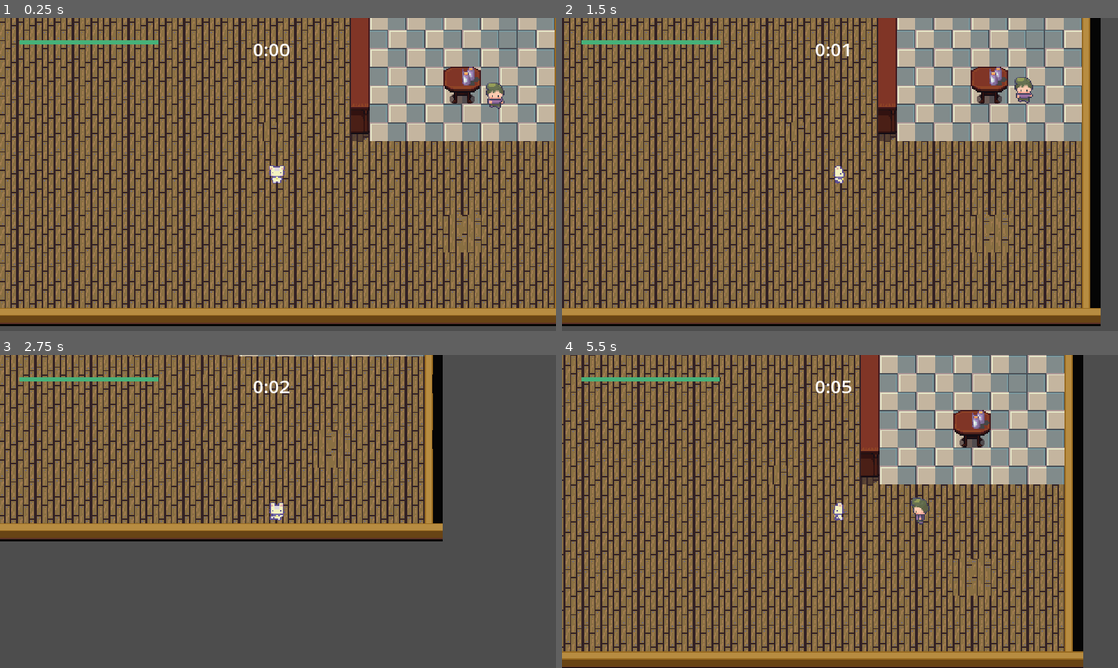
Above: before the commit, frames 1-4 (two rows, left to right).
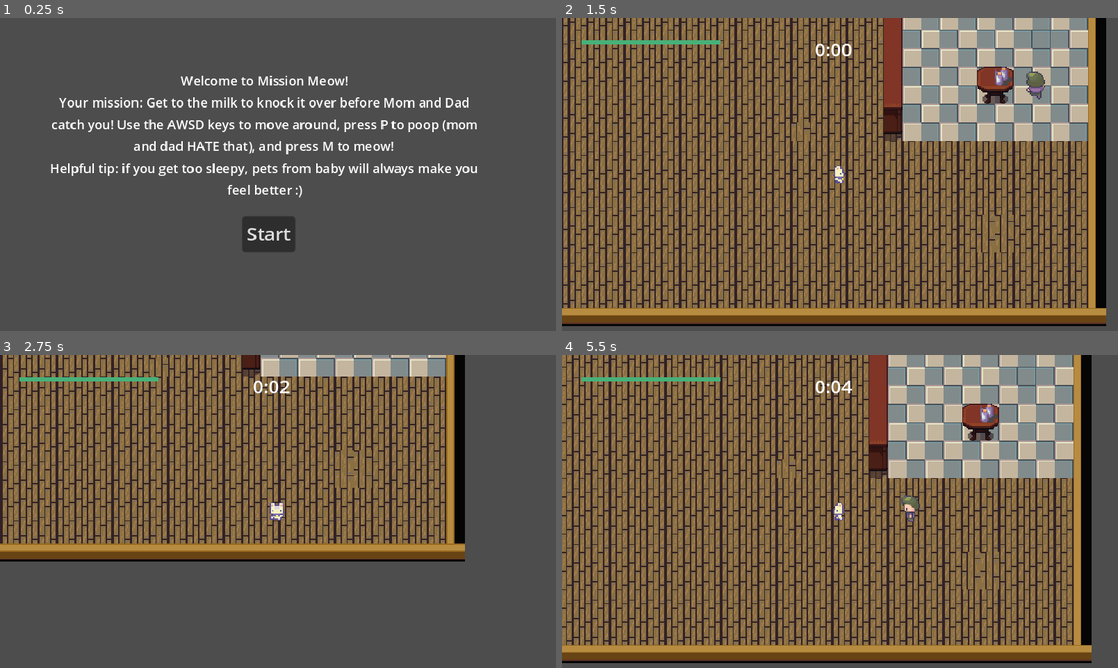
Above: after the commit, the same moments.

Repository: anwesag/MissionMeow
Game: Godot game, scene res://UI/start_screen.tscn
The game is run twice, just before and just after one commit, with the same random seed, the same clock (stepped at 60 frames per second) and the same inputs. Before the commit the project starts from res://Levels/game_level.tscn.
Inputs (mouse positions are in pixels of both pictures, inside the frame that each line leads up to):
- Up to frame 1 (0.25 s): no input
- Up to frame 2 (1.5 s): click (828, 233) at 0.5 s, where only the run after the commit has a clickable "Start"; hold D (right) from 1.28 s (still down); hold M (meow, bound only after the commit) from 1.28 s (still down)
- Up to frame 3 (2.75 s): tap P (poop, bound only after the commit) at 1.55, 2.1 s; release D (right) at 2.03 s; release M (meow, bound only after the commit) at 2.03 s; hold S (down) from 2.03 s (still down); tap M (meow, bound only after the commit) at 2.3 s
- Up to frame 4 (5.5 s): release S (down) at 2.78 s; hold D (right) 2.78-3.53 s; hold M (meow, bound only after the commit) 2.78-3.53 s; tap P (poop, bound only after the commit) at 3.05, 3.6, 4.55, 5.1 s; hold W (up) 3.53-4.28 s; tap M (meow, bound only after the commit) at 3.8, 5.3 s; hold M (meow, bound only after the commit) 4.28-5.03 s; hold A (left) from 4.28 s (still down)

The runs differ from the first frame. In frame 1, 97% of the frame differs, in the area x 0-100%, y 0-99%; in frame 2, 27%; in frame 3, 37%; in frame 4, 58%.

Commit message:
final commit

Diff:
--- /dev/null
+++ b/Characters/baby_sprite.gd
@@ -0,0 +1,16 @@
+extends CharacterBody2D
+
+@onready var player = GameManager.players[0]
+@onready var current_agent_position = global_position
+@onready var player_distance_vector = player.position - current_agent_position
+
+
+func _physics_process(_delta):
+	player = GameManager.players[0]
+	current_agent_position = global_position
+	player_distance_vector = player.position - current_agent_position
+
+func _input(event):
+	if event.is_action_pressed("meow"):
+		if player_distance_vector.length() <= 100:
+			player.update_health(20)
--- a/Characters/baby_sprite.tscn
+++ b/Characters/baby_sprite.tscn
@@ -1,5 +1,6 @@
-[gd_scene load_steps=9 format=3 uid="uid://duyk88mnmyjkb"]
+[gd_scene load_steps=10 format=3 uid="uid://duyk88mnmyjkb"]
 
+[ext_resource type="Script" path="res://Characters/baby_sprite.gd" id="1_lrs2k"]
 [ext_resource type="Texture2D" uid="uid://claro5pmy8nte" path="res://Art/Modern tiles_Free/Characters_free/Bob_sit2_16x16.png" id="1_up6iy"]
 
 [sub_resource type="RectangleShape2D" id="RectangleShape2D_0535y"]
@@ -55,6 +56,7 @@
 transitions = ["Start", "sit_left", SubResource("AnimationNodeStateMachineTransition_71nct")]
 
 [node name="BabySprite" type="CharacterBody2D"]
+script = ExtResource("1_lrs2k")
 
 [node name="Sprite2D" type="Sprite2D" parent="."]
 position = Vector2(-9, 4)
--- a/Characters/cat.gd
+++ b/Characters/cat.gd
@@ -1,11 +1,13 @@
 extends CharacterBody2D
 
-@export var move_speed : float = 150
+@export var move_speed : float = 125
 @export var starting_direction : Vector2 = Vector2(0, 1)
 #parameters/Idle/blend_position
 
 @onready var animation_tree = $AnimationTree
 @onready var state_machine = animation_tree.get("parameters/playback")
+@onready var main = get_tree().get_root()
+@onready var poop = load("res://UI/poop_sprite.tscn")
 @onready var health_bar = $CanvasLayer/ProgressBar
 @onready var timer = $CanvasLayer2/Label
 @onready var health = 100
@@ -13,21 +15,38 @@
 @onready var minutes = "0"
 @onready var seconds = "0"
 @onready var last_updated_time = 0
+@onready var last_poop_time = 0
+@onready var milk_location = Vector2(425.0, 80.0)
+@onready var health_drop_rate = -10
 
 func _ready():
 	health_bar.init_health(health)
 	GameManager.add_player(self)
 	update_animation_parameters(starting_direction)
 
+func trigger_poop():
+	if int(time) - last_poop_time >= 10:
+		last_poop_time = int(time)
+		var instance = poop.instantiate()
+		instance.zdex = z_index - 1
+		instance.spawn_pos = global_position
+		main.add_child.call_deferred(instance)
+
+func _input(event):
+	if event.is_action_pressed("poop"):
+		trigger_poop()
+	if event.is_action_pressed("meow"):
+		$SoundMeow.play()
+
 func _physics_process(_delta):
 	time += _delta
 	minutes = str(int(time)/60)
 	seconds = "0" + str(int(time) % 60) if (int(time) % 60 < 10) else str(int(time) % 60)
 	if int(time) - last_updated_time == 5:
-		update_health(-1)
+		update_health(health_drop_rate)
 		last_updated_time = int(time)
+	timer.text = minutes + ":" + seconds
 
-	timer.text = minutes + ":" + seconds
 	var input_direction = Vector2(
 		Input.get_action_strength("right") - Input.get_action_strength("left"),
 		Input.get_action_strength("down") - Input.get_action_strength("up")
@@ -37,21 +56,31 @@
 
 	velocity = input_direction * move_speed
 
+	if (milk_location - global_position).length() < 20:
+		die()
+		get_tree().change_scene_to_file("res://UI/mission_success.tscn")
+
+
 	move_and_slide()
 	pick_new_state()
 
 
 func update_health(change_val):
 	health += change_val
+	health = max(health, 0)
+	health = min(health, 100)
 	health_bar._set_health(health)
 	if health <= 0:
 		die()
+		get_tree().change_scene_to_file("res://UI/game_over.tscn")
+
 	print(health)
 
 func die():
 	GameManager.players.clear()
 	GameManager.enemies.clear()
-	get_tree().change_scene_to_file("res://UI/game_over.tscn")
+	for i in range(2, main.get_child_count()):
+		main.get_child(i).queue_free()
 
 func update_animation_parameters(move_input : Vector2):
 	if(move_input != Vector2.ZERO):
--- a/Characters/cat.tscn
+++ b/Characters/cat.tscn
@@ -1,8 +1,9 @@
-[gd_scene load_steps=29 format=3 uid="uid://roxmlsmybe8w"]
+[gd_scene load_steps=30 format=3 uid="uid://roxmlsmybe8w"]
 
 [ext_resource type="Script" path="res://Characters/cat.gd" id="1_507jf"]
 [ext_resource type="Texture2D" uid="uid://5bcq7vvppumv" path="res://Art/Sprout Lands - Sprites - Basic pack/Characters/Basic Charakter Spritesheet.png" id="1_d5r6v"]
 [ext_resource type="PackedScene" uid="uid://cspxv7w2rtpcc" path="res://UI/progress_bar.tscn" id="3_40313"]
+[ext_resource type="AudioStream" uid="uid://rm46ndvs7qc0" path="res://Art/mixkit-sweet-kitty-meow-93.wav" id="4_m5qv2"]
 
 [sub_resource type="RectangleShape2D" id="RectangleShape2D_scyvx"]
 size = Vector2(10, 6)
@@ -240,6 +241,7 @@
 [node name="Cat" type="CharacterBody2D"]
 scale = Vector2(1, 1.00613)
 script = ExtResource("1_507jf")
+starting_direction = Vector2(0.07, 1)
 
 [node name="Sprite2D" type="Sprite2D" parent="."]
 position = Vector2(-1, 0)
@@ -281,3 +283,6 @@
 offset_top = 19.0
 offset_right = 137.0
 offset_bottom = 23.0
+
+[node name="SoundMeow" type="AudioStreamPlayer2D" parent="."]
+stream = ExtResource("4_m5qv2")
--- a/Characters/dad_sprite.gd
+++ b/Characters/dad_sprite.gd
@@ -2,6 +2,7 @@
 
 @onready var navigation_agent: NavigationAgent2D = $NavigationAgent2D
 @export var move_speed : float = 100
+@onready var main = get_tree().get_root()
 @export var starting_direction : Vector2 = Vector2(0, 1)
 
 #parameters/Idle/blend_position
@@ -26,6 +27,7 @@
 	#set_movement_target(movement_target_position)
 
 
+
 func set_movement_target(movement_target: Vector2):
 	navigation_agent.target_position = movement_target
 
@@ -33,19 +35,42 @@
 	#var space_state = get_world_2d().direct_space_state
 	#print(GameManager.instance.players)
 	var player = GameManager.players[0]
-	if has_detected_player(player):
+	var target_detected = false
+	if has_detected_poop(get_poops()):
+		target_detected = true
+		var poop = get_closest_poop(get_poops())
+		var poop_location = poop.position
+		print('detected poop, location', poop_location)
+		navigate_to_location(poop_location)
+		if has_reached_poop(poop_location):
+			print("Cleaning poop")
+			poop.queue_free()
+
+	elif has_detected_player(player):
+		player.health_drop_rate = -15
+		target_detected = true
 		navigate_to_location(player.position)
-		if has_caught_player(player):
-			die()
-	else:
+	if has_caught_player(player):
+		die()
+	if not target_detected:
+		player.health_drop_rate = -10
 		navigate_to_location(Vector2(450.0, 100.0))
 
 	move_and_slide()
 	pick_new_state()
 
+func get_poops():
+	var poops = []
+	for i in range(2, main.get_child_count()):
+		poops.append(main.get_child(i))
+	return poops
+
 func die():
 	GameManager.players.clear()
 	GameManager.enemies.clear()
+
+	for i in range(2, main.get_child_count()):
+		main.get_child(i).queue_free()
 	get_tree().change_scene_to_file("res://UI/game_over.tscn")
 
 func has_caught_player(player):
@@ -56,15 +81,39 @@
 		return true
 	return false
 
+func has_reached_poop(poop_location):
+	var current_agent_position = global_position
+	return get_distance(poop_location, current_agent_position) < 35
+
+func has_detected_poop(poops):
+	var closest_poop = get_closest_poop(poops)
+	if (closest_poop == null):
+		return false
+	return get_distance(closest_poop.position, global_position) < 300
+
+func get_closest_poop(poops):
+	if (poops.size() == 0):
+		return null
+	var current_agent_position = global_position
+	var closest_poop_distance = get_distance(poops[0].position, current_agent_position)
+	var closest_poop = poops[0]
+	for poop in poops:
+		var poop_distance = get_distance(poop.position, current_agent_position)
+		if (poop_distance < closest_poop_distance):
+			closest_poop_distance = poop_distance
+			closest_poop = poop
+
+	return closest_poop
+
+func get_distance(a, b):
+	return (a - b).length()
+
+
 func has_detected_player(player):
 	var current_agent_position = global_position
 	var player_distance_vector = player.position - current_agent_position
 
-	if (player_distance_vector.length() < 100):
-		return true
-	return false
-
-
+	return player_distance_vector.length() < 100
 
 func navigate_to_location(destination: Vector2):
 	var current_agent_position: Vector2 = global_position
--- a/Characters/mom_sprite.gd
+++ b/Characters/mom_sprite.gd
@@ -2,6 +2,7 @@
 
 @onready var navigation_agent: NavigationAgent2D = $NavigationAgent2D
 @export var move_speed : float = 100
+@onready var main = get_tree().get_root()
 @export var starting_direction : Vector2 = Vector2(0, 1)
 
 #parameters/Idle/blend_position
@@ -26,6 +27,7 @@
 	#set_movement_target(movement_target_position)
 
 
+
 func set_movement_target(movement_target: Vector2):
 	navigation_agent.target_position = movement_target
 
@@ -33,19 +35,42 @@
 	#var space_state = get_world_2d().direct_space_state
 	#print(GameManager.instance.players)
 	var player = GameManager.players[0]
-	if has_detected_player(player):
+	var target_detected = false
+	if has_detected_poop(get_poops()):
+		target_detected = true
+		var poop = get_closest_poop(get_poops())
+		var poop_location = poop.position
+		#print('detected poop, location', poop_location)
+		navigate_to_location(poop_location)
+		if has_reached_poop(poop_location):
+			print("Cleaning poop")
+			poop.queue_free()
+
+	elif has_detected_player(player):
+		player.health_drop_rate = -15
+		target_detected = true
 		navigate_to_location(player.position)
-		if has_caught_player(player):
-			die()
-	else:
+	if has_caught_player(player):
+		die()
+	if not target_detected:
+		player.health_drop_rate = -10
 		navigate_to_location(Vector2(0.0, 0.0))
 
 	move_and_slide()
 	pick_new_state()
 
+func get_poops():
+	var poops = []
+	for i in range(2, main.get_child_count()):
+		poops.append(main.get_child(i))
+	return poops
+
 func die():
 	GameManager.players.clear()
 	GameManager.enemies.clear()
+
+	for i in range(2, main.get_child_count()):
+		main.get_child(i).queue_free()
 	get_tree().change_scene_to_file("res://UI/game_over.tscn")
 
 func has_caught_player(player):
@@ -56,15 +81,39 @@
 		return true
 	return false
 
+func has_reached_poop(poop_location):
+	var current_agent_position = global_position
+	return get_distance(poop_location, current_agent_position) < 35
+
+func has_detected_poop(poops):
+	var closest_poop = get_closest_poop(poops)
+	if (closest_poop == null):
+		return false
+	return get_distance(closest_poop.position, global_position) < 300
+
+func get_closest_poop(poops):
+	if (poops.size() == 0):
+		return null
+	var current_agent_position = global_position
+	var closest_poop_distance = get_distance(poops[0].position, current_agent_position)
+	var closest_poop = poops[0]
+	for poop in poops:
+		var poop_distance = get_distance(poop.position, current_agent_position)
+		if (poop_distance < closest_poop_distance):
+			closest_poop_distance = poop_distance
+			closest_poop = poop
+
+	return closest_poop
+
+func get_distance(a, b):
+	return (a - b).length()
+
+
 func has_detected_player(player):
 	var current_agent_position = global_position
 	var player_distance_vector = player.position - current_agent_position
 
-	if (player_distance_vector.length() < 100):
-		return true
-	return false
-
-
+	return player_distance_vector.length() < 100
 
 func navigate_to_location(destination: Vector2):
 	var current_agent_position: Vector2 = global_position
--- a/Levels/game_level.tscn
+++ b/Levels/game_level.tscn
@@ -1611,9 +1611,9 @@
 sources/0 = SubResource("TileSetAtlasSource_lii8q")
 
 [sub_resource type="NavigationPolygon" id="NavigationPolygon_8i8rt"]
-vertices = PackedVector2Array(794, 191, 791, 461, 734, 302, 733, 251, 681, 191, 683, 252, 542, 160, 601, 160, 600, 331, 542, 224, 175, 459, 175, 268, 222, 268, 222, 161, 392, 161, 393, 201, 445, 202, 445, 160, 488, 160, 489, 168, 489, 223, 636, 334, 637, 160, 680, 160, 682, 301)
-polygons = Array[PackedInt32Array]([PackedInt32Array(0, 1, 2, 3), PackedInt32Array(4, 0, 3, 5), PackedInt32Array(6, 7, 8, 9), PackedInt32Array(10, 11, 12, 1), PackedInt32Array(12, 13, 14, 15), PackedInt32Array(1, 12, 15, 8), PackedInt32Array(16, 17, 18, 19, 20), PackedInt32Array(21, 22, 23, 4), PackedInt32Array(21, 4, 5, 24), PackedInt32Array(24, 2, 1, 21), PackedInt32Array(20, 9, 8), PackedInt32Array(8, 21, 1), PackedInt32Array(20, 8, 15, 16)])
-outlines = Array[PackedVector2Array]([PackedVector2Array(165, 152, 165, 469, 801, 472, 805, 150)])
+vertices = PackedVector2Array(794, 191, 791, 462, 734, 302, 733, 251, 681, 191, 683, 252, 543, 159, 602, 159, 600, 331, 542, 224, 222, 268, 222, 158, 392, 158, 393, 201, 445, 202, 445, 158, 488, 158, 489, 168, 489, 223, 636, 334, 637, 159, 680, 159, 682, 301, 138, 158, 167, 158, 168, 268, 135, 464)
+polygons = Array[PackedInt32Array]([PackedInt32Array(0, 1, 2, 3), PackedInt32Array(4, 0, 3, 5), PackedInt32Array(6, 7, 8, 9), PackedInt32Array(10, 11, 12, 13), PackedInt32Array(14, 15, 16, 17, 18), PackedInt32Array(19, 20, 21, 4), PackedInt32Array(19, 4, 5, 22), PackedInt32Array(23, 24, 25, 26), PackedInt32Array(1, 26, 25, 10), PackedInt32Array(1, 10, 13, 8), PackedInt32Array(22, 2, 1, 19), PackedInt32Array(18, 9, 8), PackedInt32Array(8, 19, 1), PackedInt32Array(18, 8, 13, 14)])
+outlines = Array[PackedVector2Array]([PackedVector2Array(129, 148, 125, 475, 801, 472, 805, 150)])
 source_geometry_group_name = &"navigation_polygon_source_group"
 
 [node name="GameLevel" type="Node2D"]
@@ -1630,7 +1630,7 @@
 
 [node name="DadSprite" parent="GameManager" instance=ExtResource("3_aqpeq")]
 y_sort_enabled = true
-position = Vector2(455, 79)
+position = Vector2(460, 87)
 
 [node name="MomSprite" parent="GameManager" instance=ExtResource("4_c8d7x")]
 position = Vector2(46, -1)
@@ -1666,24 +1666,19 @@
 navigation_polygon = SubResource("NavigationPolygon_8i8rt")
 
 [node name="Polygon2D" type="Polygon2D" parent="NavigationRegion2D"]
-visible = false
 polygon = PackedVector2Array(612, 150, 610, 322, 626, 323, 628, 149)
 
 [node name="Polygon2D2" type="Polygon2D" parent="NavigationRegion2D"]
-visible = false
 position = Vector2(0, -128)
 polygon = PackedVector2Array(693, 390, 692, 419, 724, 420, 723, 389)
 
 [node name="Polygon2D3" type="Polygon2D" parent="NavigationRegion2D"]
-visible = false
 polygon = PackedVector2Array(499, 167, 499, 213, 532, 214, 533, 150, 498, 149)
 
 [node name="Polygon2D4" type="Polygon2D" parent="NavigationRegion2D"]
-visible = false
 polygon = PackedVector2Array(402, 149, 403, 191, 435, 192, 435, 150)
 
 [node name="Polygon2D5" type="Polygon2D" parent="NavigationRegion2D"]
-visible = false
 polygon = PackedVector2Array(178, 258, 212, 258, 212, 168, 177, 168)
 
 [node name="Polygon2D6" type="Polygon2D" parent="NavigationRegion2D"]
--- /dev/null
+++ b/UI/mission_success.gd
@@ -0,0 +1,5 @@
+extends CanvasLayer
+
+
+func _on_retry_pressed():
+	get_tree().change_scene_to_file("res://Levels/game_level.tscn")
--- /dev/null
+++ b/UI/mission_success.tscn
@@ -0,0 +1,32 @@
+[gd_scene load_steps=2 format=3 uid="uid://bi3r47ewuy1bg"]
+
+[ext_resource type="Script" path="res://UI/mission_success.gd" id="1_ag2kh"]
+
+[node name="game_over" type="CanvasLayer"]
+script = ExtResource("1_ag2kh")
+
+[node name="Label" type="Label" parent="."]
+anchors_preset = 15
+anchor_right = 1.0
+anchor_bottom = 1.0
+offset_left = 922.0
+offset_top = 550.0
+offset_right = -911.0
+offset_bottom = -507.0
+grow_horizontal = 2
+grow_vertical = 2
+text = "Mission Success!!!!"
+
+[node name="Retry" type="Button" parent="."]
+anchors_preset = 15
+anchor_right = 1.0
+anchor_bottom = 1.0
+offset_left = 942.0
+offset_top = 591.0
+offset_right = -928.0
+offset_bottom = -458.0
+grow_horizontal = 2
+grow_vertical = 2
+text = "Retry"
+
+[connection signal="pressed" from="Retry" to="." method="_on_retry_pressed"]
--- /dev/null
+++ b/UI/poop_sprite.gd
@@ -0,0 +1,8 @@
+extends CharacterBody2D
+
+var spawn_pos : Vector2
+var zdex : int
+
+func _ready():
+	global_position = spawn_pos
+	z_index = zdex
--- /dev/null
+++ b/UI/poop_sprite.tscn
@@ -0,0 +1,19 @@
+[gd_scene load_steps=4 format=3 uid="uid://dfbbeps7ue6nh"]
+
+[ext_resource type="Script" path="res://UI/poop_sprite.gd" id="1_fcl73"]
+[ext_resource type="Texture2D" uid="uid://crdwm305drcfb" path="res://Art/poop.png" id="2_tlkhq"]
+
+[sub_resource type="RectangleShape2D" id="RectangleShape2D_m7osu"]
+size = Vector2(16, 17)
+
+[node name="poop_sprite" type="CharacterBody2D"]
+script = ExtResource("1_fcl73")
+
+[node name="Sprite2D" type="Sprite2D" parent="."]
+position = Vector2(-1, -3)
+scale = Vector2(0.0735632, 0.0722348)
+texture = ExtResource("2_tlkhq")
+
+[node name="CollisionShape2D" type="CollisionShape2D" parent="."]
+position = Vector2(-1, -3.5)
+shape = SubResource("RectangleShape2D_m7osu")
--- /dev/null
+++ b/UI/start_screen.gd
@@ -0,0 +1,4 @@
+extends CanvasLayer
+
+func _on_button_pressed():
+	get_tree().change_scene_to_file("res://Levels/game_level.tscn")
--- /dev/null
+++ b/UI/start_screen.tscn
@@ -0,0 +1,36 @@
+[gd_scene load_steps=2 format=3 uid="uid://b3qi7k33phghi"]
+
+[ext_resource type="Script" path="res://UI/start_screen.gd" id="1_3b74p"]
+
+[node name="CanvasLayer" type="CanvasLayer"]
+script = ExtResource("1_3b74p")
+
+[node name="Button" type="Button" parent="."]
+anchors_preset = -1
+anchor_right = 1.0
+anchor_bottom = 1.0
+offset_left = 927.0
+offset_top = 571.0
+offset_right = -943.0
+offset_bottom = -468.0
+grow_horizontal = 2
+grow_vertical = 2
+text = "Start"
+
+[node name="Label" type="Label" parent="."]
+anchors_preset = -1
+anchor_right = 1.0
+anchor_bottom = 1.0
+offset_left = 39.0
+offset_top = 46.0
+offset_right = -62.0
+offset_bottom = -932.0
+theme_override_font_sizes/font_size = 11
+text = "Welcome to Mission Meow!
+Your mission: Get to the milk to knock it over before Mom and Dad catch you! Use the AWSD keys to move around, press P to poop (mom and dad HATE that), and press M to meow!
+Helpful tip: if you get too sleepy, pets from baby will always make you feel better :)"
+horizontal_alignment = 1
+autowrap_mode = 2
+max_lines_visible = 50
+
+[connection signal="pressed" from="Button" to="." method="_on_button_pressed"]
--- a/project.godot
+++ b/project.godot
@@ -11,7 +11,7 @@
 [application]
 
 config/name="Mission Meow"
-run/main_scene="res://Levels/game_level.tscn"
+run/main_scene="res://UI/start_screen.tscn"
 config/features=PackedStringArray("4.2", "Mobile")
 config/icon="res://icon.svg"
 
@@ -48,6 +48,16 @@
 "events": [Object(InputEventKey,"resource_local_to_scene":false,"resource_name":"","device":-1,"window_id":0,"alt_pressed":false,"shift_pressed":false,"ctrl_pressed":false,"meta_pressed":false,"pressed":false,"keycode":0,"physical_keycode":83,"key_label":0,"unicode":115,"echo":false,"script":null)
 ]
 }
+poop={
+"deadzone": 0.5,
+"events": [Object(InputEventKey,"resource_local_to_scene":false,"resource_name":"","device":-1,"window_id":0,"alt_pressed":false,"shift_pressed":false,"ctrl_pressed":false,"meta_pressed":false,"pressed":false,"keycode":0,"physical_keycode":80,"key_label":0,"unicode":112,"echo":false,"script":null)
+]
+}
+meow={
+"deadzone": 0.5,
+"events": [Object(InputEventKey,"resource_local_to_scene":false,"resource_name":"","device":-1,"window_id":0,"alt_pressed":false,"shift_pressed":false,"ctrl_pressed":false,"meta_pressed":false,"pressed":false,"keycode":0,"physical_keycode":77,"key_label":0,"unicode":109,"echo":false,"script":null)
+]
+}
 
 [rendering]
 
Not shown, added: Art/mixkit-sweet-kitty-meow-93.wav.import
Binary file added: Art/poop.png
Not shown, added: Art/poop.png.import
Not shown, added: Art/mixkit-sweet-kitty-meow-93.wav
